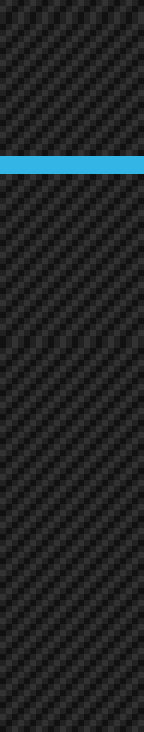
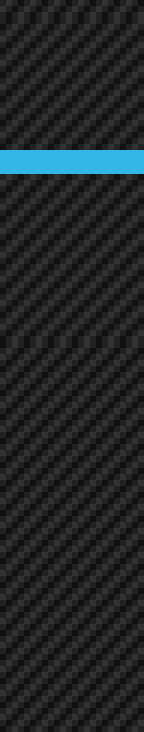
Comparing the layer stacks of the two (144, 732) images. Changes:
painted on "blue" over 0, 150, 144, 156
